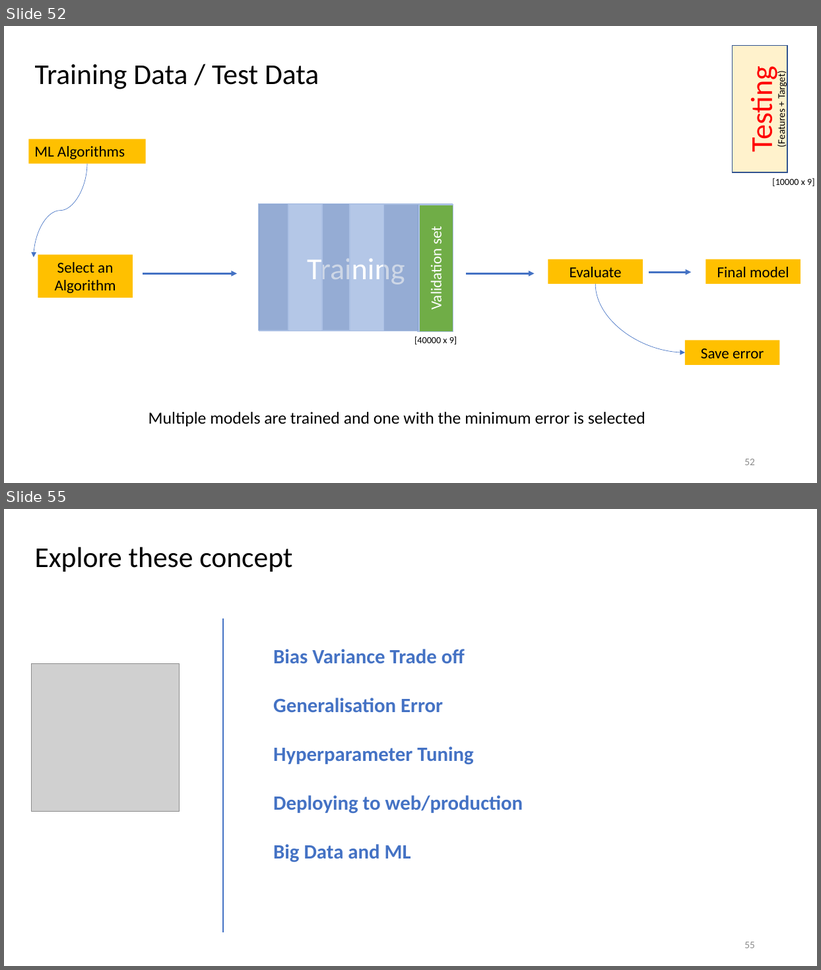
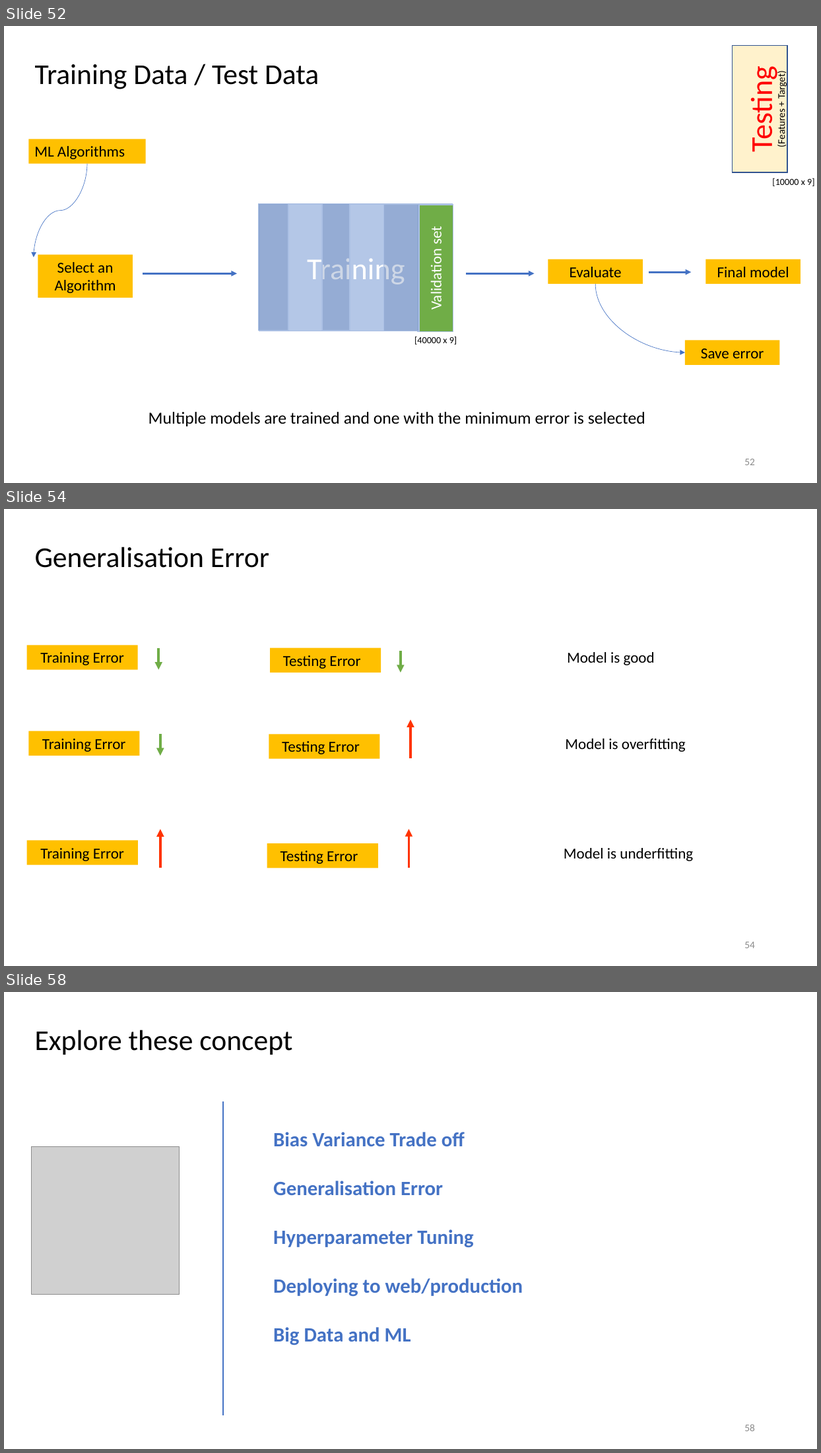
Before and after one commit to khemrajsawant/ML, a slide deck: Machine Learning.pptx. Shown one above the other, each under a label of ours: slides 52 and 55 before the commit, slides 52, 54 and 58 after it; the slides between them are not shown. The pictures are 821x970 and 821x1453 pixels, drawn with LibreOffice and Linux fonts; fonts in the diff are those of the drawing; grey boxes stand for pictures. Boxes give left, top, right and bottom in pixels: in the first picture for what was removed or moved away, otherwise in the second. Text is boxed around its words. In the diff, an @@ line names an element or a change of style, - is before the commit and + after.

```diff
--- a/Machine Learning.pptx
+++ b/Machine Learning.pptx
@@ slide 54 added at (4, 509, 817, 966), background #FFFFFF @@
@@ title added at (35, 547, 269, 568), 34 pt, text #000000 @@
+Generalisation Error
@@ rectangle added at (27, 645, 138, 669), fill #FFC000, 18 pt, text #000000 @@
+Training Error
@@ arrow added from (159, 648) to (159, 670), #70AD47 3 pt @@
@@ rectangle added at (270, 648, 381, 673), fill #FFC000, 18 pt, text #000000 @@
+Testing Error
@@ arrow added from (401, 651) to (401, 673), #70AD47 3 pt @@
@@ text added at (567, 652, 655, 665), 18 pt, text #000000 @@
+Model is good
@@ arrow added from (411, 758) to (411, 720), #FF3300 3 pt @@
@@ rectangle added at (28, 731, 139, 755), fill #FFC000, 18 pt, text #000000 @@
+Training Error
@@ arrow added from (160, 734) to (160, 756), #70AD47 3 pt @@
@@ rectangle added at (269, 734, 380, 758), fill #FFC000, 18 pt, text #000000 @@
+Testing Error
@@ text added at (565, 739, 686, 752), 18 pt, text #000000 @@
+Model is overfitting
@@ rectangle added at (27, 841, 138, 865), fill #FFC000, 18 pt, text #000000 @@
+Training Error
@@ arrow added from (160, 868) to (160, 829), #FF3300 3 pt @@
@@ rectangle added at (267, 844, 378, 868), fill #FFC000, 18 pt, text #000000 @@
+Testing Error
@@ arrow added from (409, 867) to (409, 829), #FF3300 3 pt @@
@@ text added at (564, 848, 693, 861), 18 pt, text #000000 @@
+Model is underfitting
@@ page number added at (745, 942, 755, 949), 12 pt, text #8C8C8C @@
+54
@@ what was slide 55 is now slide 58 @@
@@ page number at (745, 1424, 755, 1432): text changed @@
-55
+58
```
Also in this commit, not shown: 1 slide changed, 4 other slides added.
